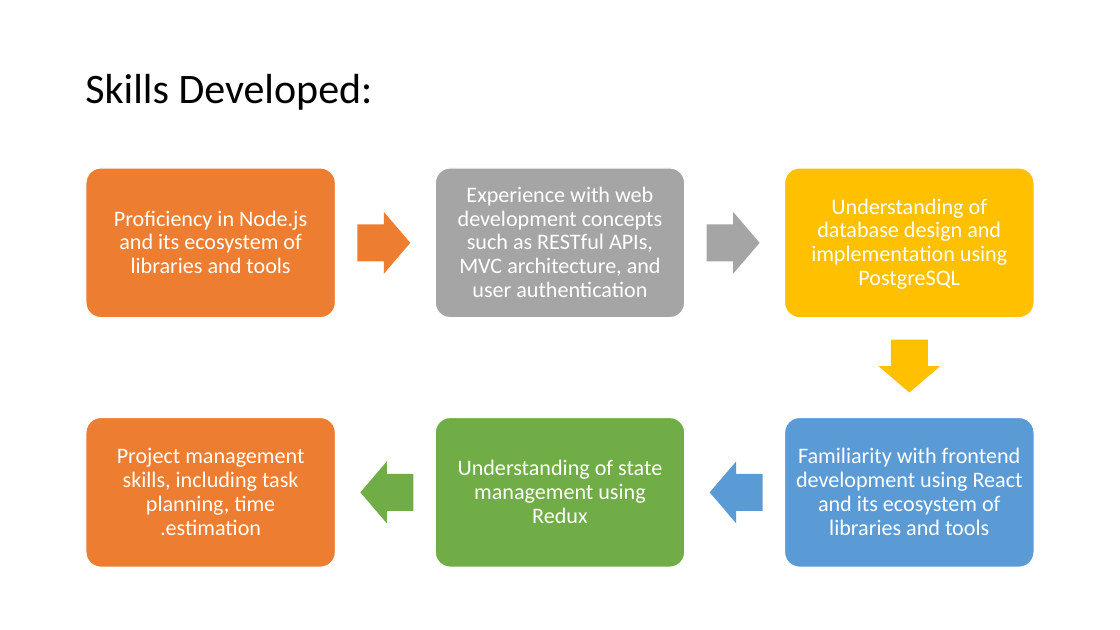
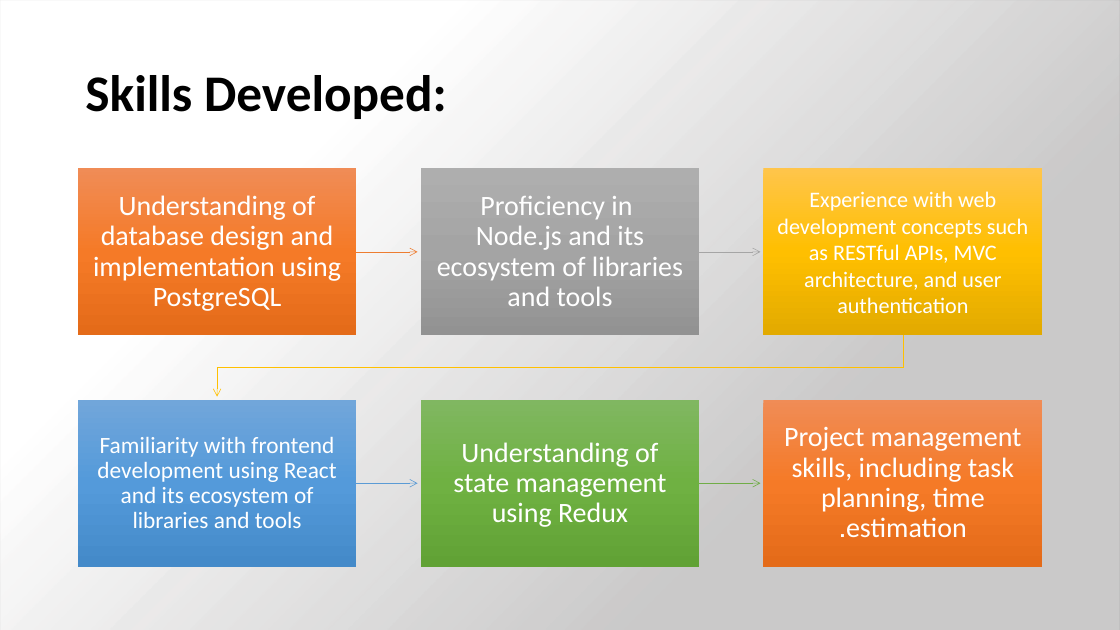
Before and after one commit to roone858/School-Managment-System, a slide deck: slide 7 of docs/school managment system.pptx (slide 4 before the commit). Drawn at 1120x630 pixels with LibreOffice and Linux fonts; fonts in the diff are those of the drawing; background and template pictures are left out; a plain dark background stands for a picture behind light text. Boxes give left, top, right and bottom in pixels: in the first picture for what was removed or moved away, otherwise in the second. Text is boxed around its words. In the diff, an @@ line names an element or a change of style, - is before the commit and + after.

```diff
--- a/docs/school managment system.pptx
+++ b/docs/school managment system.pptx
@@ background #FFFFFF to picture (left out) @@
@@ rectangle added at <box>0,0,1120,630</box>, fill gradient #E7E6E6 to #FFFFFF @@
@@ title "Skills Developed:" at <box>85,75,447,119</box>: size 36 to 44 pt, bold on @@
@@ text "Understanding of database design and ...": place and size @@
-text "Understanding of database design and ..." at <box>811,198,1007,289</box>
+text "Understanding of database design and ..." at <box>93,195,341,311</box>
@@ text "Proficiency in Node.js and its ...": place and size @@
-text "Proficiency in Node.js and its ..." at <box>114,210,307,273</box>
+text "Proficiency in Node.js and its ..." at <box>437,196,683,306</box>
@@ text "Experience with web development concepts ...": place and size @@
-text "Experience with web development concepts ..." at <box>458,187,662,297</box>
+text "Experience with web development concepts ..." at <box>777,191,1028,313</box>
@@ text "Experience with web development concepts ..." at <box>777,191,1028,313</box>: line spacing 0.9 to 1 @@
@@ text "Familiarity with frontend development using ...": place and size @@
-text "Familiarity with frontend development using ..." at <box>796,447,1023,535</box>
+text "Familiarity with frontend development using ..." at <box>97,437,337,528</box>
@@ text "Familiarity with frontend development using ..." at <box>97,437,337,528</box>: size 19 to 20 pt @@
@@ group removed at <box>86,168,1034,567</box>: 6 rounded rectangles, 5 right arrows @@
@@ text "Understanding of state management using ...": place and size @@
-text "Understanding of state management using ..." at <box>458,459,662,523</box>
+text "Understanding of state management using ..." at <box>453,442,667,527</box>
@@ size 19 to 24 pt; more space between paragraphs in 4 elements at <box>453,442,667,527</box>, <box>437,196,683,306</box>, <box>93,195,341,311</box>, <box>784,427,1022,537</box> @@
@@ text "Project management skills, including task ...": place and size @@
-text "Project management skills, including task ..." at <box>117,448,304,535</box>
+text "Project management skills, including task ..." at <box>784,427,1022,537</box>
@@ group added at <box>78,168,1043,567</box>: 6 rectangles, 5 freeform shapes @@
```
Also in this commit, not shown: 3 other slides changed, 5 slides added, 3 slides removed, 9 other files.
